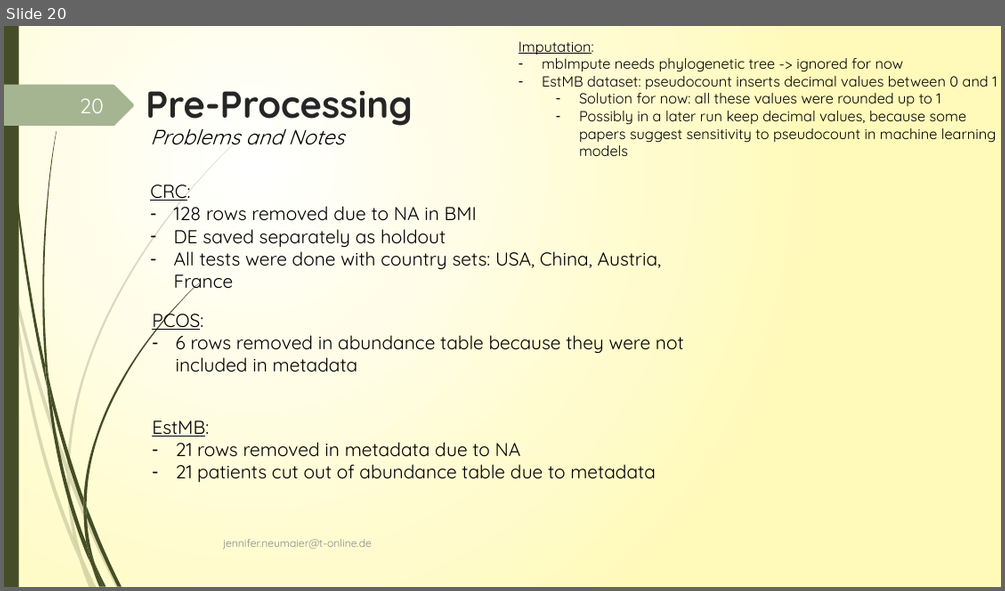
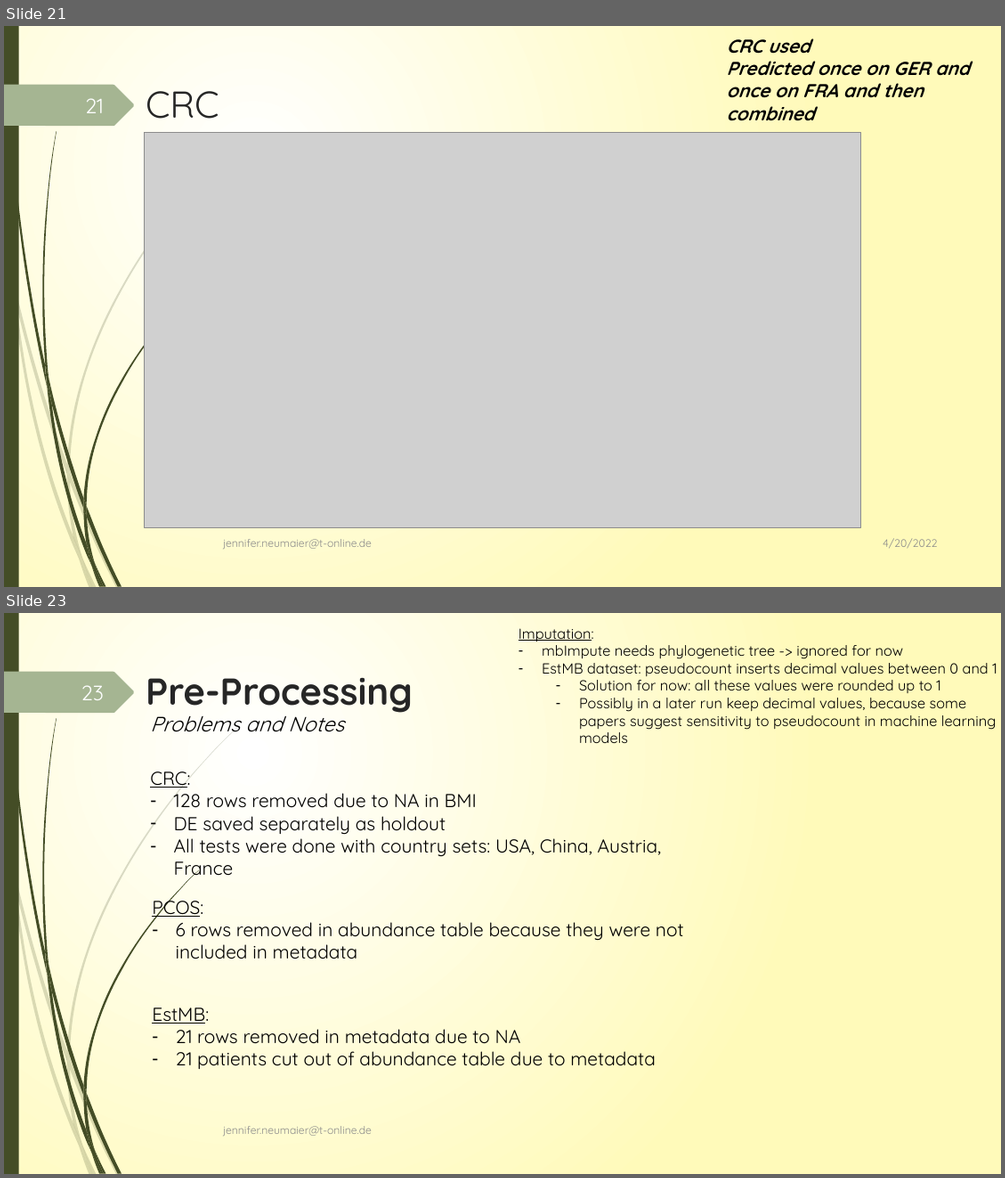
Before and after one commit to JenniferNeumaier/ml_coda, a slide deck: doc/Project_structure_notes.pptx. Shown one above the other, each under a label of ours: slide 20 before the commit, slides 21 and 23 after it; the slides between them are not shown. The pictures are 1005x591 and 1005x1178 pixels, drawn with LibreOffice and Linux fonts; fonts in the diff are those of the drawing; grey boxes stand for pictures. Boxes give left, top, right and bottom in pixels: in the first picture for what was removed or moved away, otherwise in the second. Text is boxed around its words. In the diff, an @@ line names an element or a change of style, - is before the commit and + after.

```diff
--- a/doc/Project_structure_notes.pptx
+++ b/doc/Project_structure_notes.pptx
@@ slide 21 added at bbox=[4, 26, 1001, 587], background gradient #FFFFFF to #FFFABB; not listed: 24 template elements that a slide beside it also shows @@
@@ text added at bbox=[727, 39, 970, 121], 18 pt, text #000000, bold, italic @@
+CRC used
+Predicted once on GER and once on FRA and then combined
@@ page number added at bbox=[85, 98, 104, 113], 20 pt, text #FEFFFF @@
+21
@@ title added at bbox=[146, 91, 219, 119], 36 pt, text #262626 @@
+CRC
@@ picture added at bbox=[145, 133, 860, 528] @@
@@ text added at bbox=[223, 539, 372, 548], 10.5 pt, text #8C8C8C @@
+jennifer.neumaier@t-online.de
@@ text added at bbox=[882, 538, 938, 548], 10.5 pt, text #8C8C8C @@
+4/20/2022
@@ what was slide 20 is now slide 23 @@
@@ page number at bbox=[81, 685, 104, 700]: text changed @@
-20
+23
```
Also in this commit, not shown: 16 slides changed, 2 other slides added, 30 other files.
